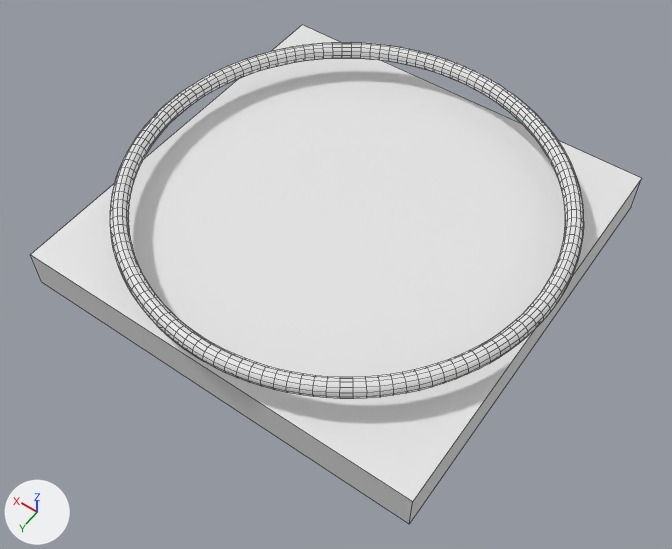
Before and after pictures for a commit that changed the FBX model Sumo/Assets/Models/Arena.FBX.
The view is the same before and after, from a 50 mm camera at (-8.06, 11.68, 16.95) aimed at (-0.43, 1.0, 0.17). The axes (+X, +Y, +Z) are drawn at lower left. The lights are the same throughout. Mesh edges are drawn as thin lines. Where no turn or scale is listed for an object, it has been applied to the vertices.

Before the edit, the objects in view are built like this:
```python
me_mesh = bpy.data.meshes.new('Mesh')
me_mesh.from_pydata(...)  # a box spanning x -5.0..5.0, y -5.0..5.0, z 0.0..1.0
me_mesh_001 = bpy.data.meshes.new('Mesh.001')
me_mesh_001.from_pydata(...)  # 1536 vertices, 1536 faces; spans x -5.2..5.2, y -5.2..5.2, z -0.2..0.2
ob_box001 = bpy.data.objects.new('Box001', me_mesh)
ob_box001.location = (0.0, 0.0, 0.0)
ob_torus001 = bpy.data.objects.new('Torus001', me_mesh_001)
ob_torus001.location = (0.0, 0.0, 1.71)
```
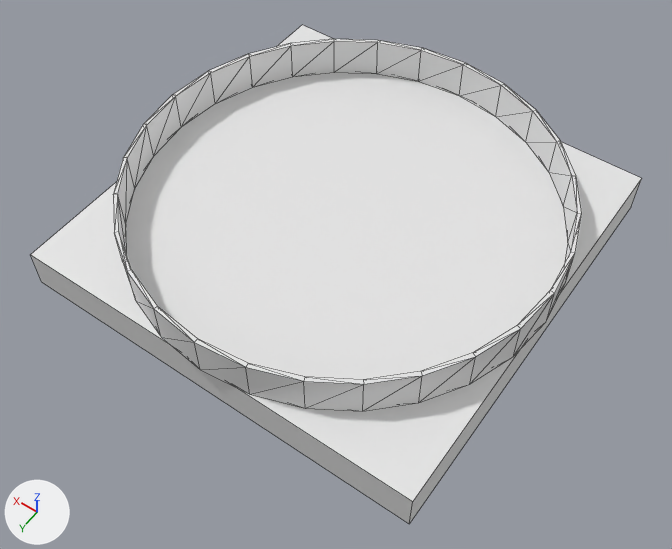
What differs and where, as boxes (x1, y1, x2, y2) in the pictures (672 x 549 px):
'Circle001', added
    after: (113, 39, 582, 411)
'Torus001', deleted
    before: (110, 42, 584, 399)

The change, as a diff of the scene's bpy script:
```diff
--- a/Sumo/Assets/Models/Arena.FBX.py
+++ b/Sumo/Assets/Models/Arena.FBX.py
@@ me_mesh_001_1 @@
+me_mesh_001_1.from_pydata(...)  # 112 vertices, 224 faces; spans x -5.1..5.1, y -5.1..5.1, z 0.0..1.0
@@ ob_torus001 @@
-ob_torus001 = bpy.data.objects.new('Torus001', me_mesh_001)
-ob_torus001.location = (0.0, 0.0, 1.71)
@@ ob_circle001 @@
+ob_circle001 = bpy.data.objects.new('Circle001', me_mesh_001_1)
+ob_circle001.location = (0.0, 0.0, 1.0)
```
